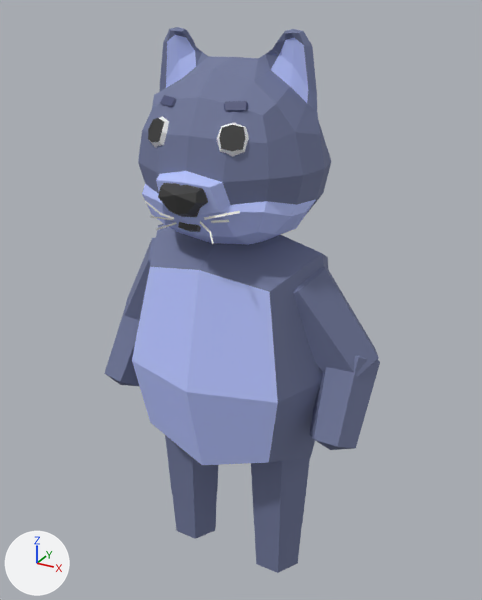
A saved change to the glTF model public/cat.glb.
Camera for both pictures: a 50 mm camera at (3.23, -5.72, 6.29) aimed at (-0.14, 0.41, 3.23). Lighting does not change. The marker at lower left points along +X, +Y and +Z. The older version comes first.
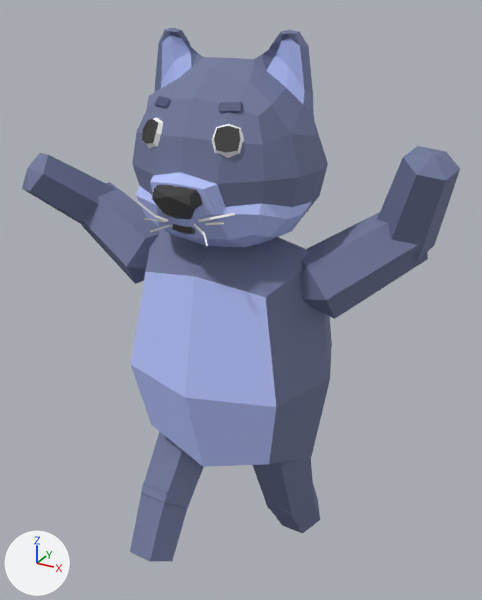
Not drawn themselves, but carrying or shaping drawn objects: ob_bone_001, ob_bone_002, ob_bone_003_r, ob_bone_004_r, ob_bone_003_l, ob_bone_004_l, ob_bone_005_r, ob_bone_006_r, ob_bone_005_l, ob_bone_006_l.

The change, as a list of edits to the scene's bpy script:
```text
Change ob_bone_001:
    ob_bone_001.rotation_euler: (0.0, 0.0, 0.0) -> (0.0478, 0.0, 0.0)  # degrees (0, 0, 0) -> degrees (2.7, 0, 0)
Change ob_bone_002:
    ob_bone_002.rotation_euler: (0.0, 0.0, 0.0) -> (-0.0564, 0.0, 0.0)  # degrees (0, 0, 0) -> degrees (-3.2, 0, 0)
Change ob_bone_003_r:
    ob_bone_003_r.rotation_euler: (-0.164, 2.658, -0.0769) -> (-0.965, 0.916, -0.446)  # degrees (-9.4, 152, -4.4) -> degrees (-55, 52, -26)
Change ob_bone_004_r:
    ob_bone_004_r.rotation_euler: (0.644, 0.527, 0.0321) -> (1.172, -0.029, -0.505)  # degrees (37, 30, 1.8) -> degrees (67, -1.7, -29)
Change ob_bone_003_l:
    ob_bone_003_l.rotation_euler: (-0.161, -2.697, 0.0696) -> (-1.052, -0.991, 0.94)  # degrees (-9.2, -155, 4) -> degrees (-60, -57, 54)
Change ob_bone_004_l:
    ob_bone_004_l.rotation_euler: (0.603, -0.363, 0.066) -> (1.06, -0.638, 0.375)  # degrees (35, -21, 3.8) -> degrees (61, -37, 21)
Change ob_bone_005_r:
    ob_bone_005_r.rotation_euler: (3.131, 0.00428, -1.174) -> (-3.013, 0.324, -1.151)  # degrees (179, 0.2, -67) -> degrees (-173, 19, -66)
Change ob_bone_006_r:
    ob_bone_006_r.rotation_euler: (0.0155, 0.00649, 0.0000498) -> (0.0966, -0.16, 0.0179)  # degrees (0.9, 0.4, 0) -> degrees (5.5, -9.2, 1)
Change ob_bone_005_l:
    ob_bone_005_l.rotation_euler: (3.131, -0.00428, 1.174) -> (2.811, 0.643, 1.067)  # degrees (179, -0.2, 67) -> degrees (161, 37, 61)
Change ob_bone_006_l:
    ob_bone_006_l.rotation_euler: (0.0155, -0.00649, -0.0000497) -> (0.0783, 0.167, 0.0332)  # degrees (0.9, -0.4, -0) -> degrees (4.5, 9.6, 1.9)
```

Where the change shows, as pixel boxes (x1, y1, x2, y2) in the pictures (482 x 600 px):
'Cube.004', turned: before (132, 224, 328, 465); after (131, 227, 332, 467)
'head', turned: before (138, 27, 331, 245); after (132, 28, 328, 247)
'Cylinder.001', turned: before (293, 265, 379, 377); after (300, 212, 428, 319)
'Cylinder', turned: before (310, 355, 380, 450); after (377, 146, 460, 261)
'Cylinder.003', turned: before (104, 300, 140, 386); after (22, 153, 116, 224)
'Cylinder.002', turned: before (124, 238, 156, 320); after (81, 182, 159, 284)
'Cylinder.007', turned: before (172, 492, 217, 539); after (130, 480, 191, 561)
'Cylinder.005', turned: before (251, 458, 310, 534); after (253, 457, 314, 517)
'Cylinder.006', turned: before (165, 435, 218, 501); after (141, 431, 203, 509)
'Cylinder.004', turned: before (254, 524, 302, 573); after (266, 485, 320, 534)
'nose', turned: before (158, 183, 208, 217); after (152, 185, 202, 219)
'eye', turned: before (217, 123, 249, 157); after (212, 124, 244, 158)
'eye.001', turned: before (148, 116, 169, 148); after (142, 117, 163, 149)
'eyebrows', turned: before (224, 101, 248, 112); after (219, 102, 244, 113)
'lips', turned: before (178, 222, 201, 232); after (172, 224, 195, 234)
'eyebrows.001', turned: before (160, 95, 176, 107); after (154, 96, 171, 108)
'moustache_2', turned: before (204, 211, 240, 220); after (199, 213, 234, 222)
'moustache_3', turned: before (145, 201, 174, 219); after (139, 202, 168, 222)
'moustache_5', turned: before (199, 221, 214, 244); after (194, 224, 208, 247)
'moustache_1', turned: before (211, 220, 229, 223); after (205, 222, 224, 225)
'moustache_0', turned: before (150, 216, 172, 220); after (144, 218, 166, 222)
'moustache_4', turned: before (156, 222, 177, 230); after (150, 224, 171, 232)
